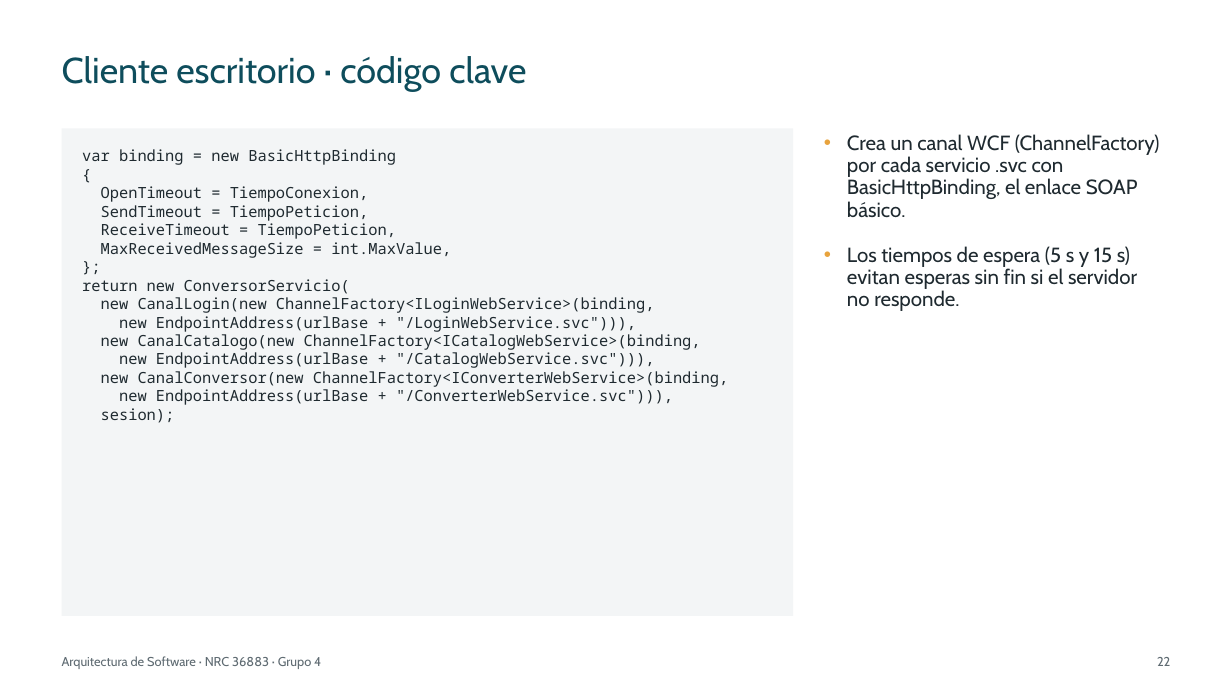
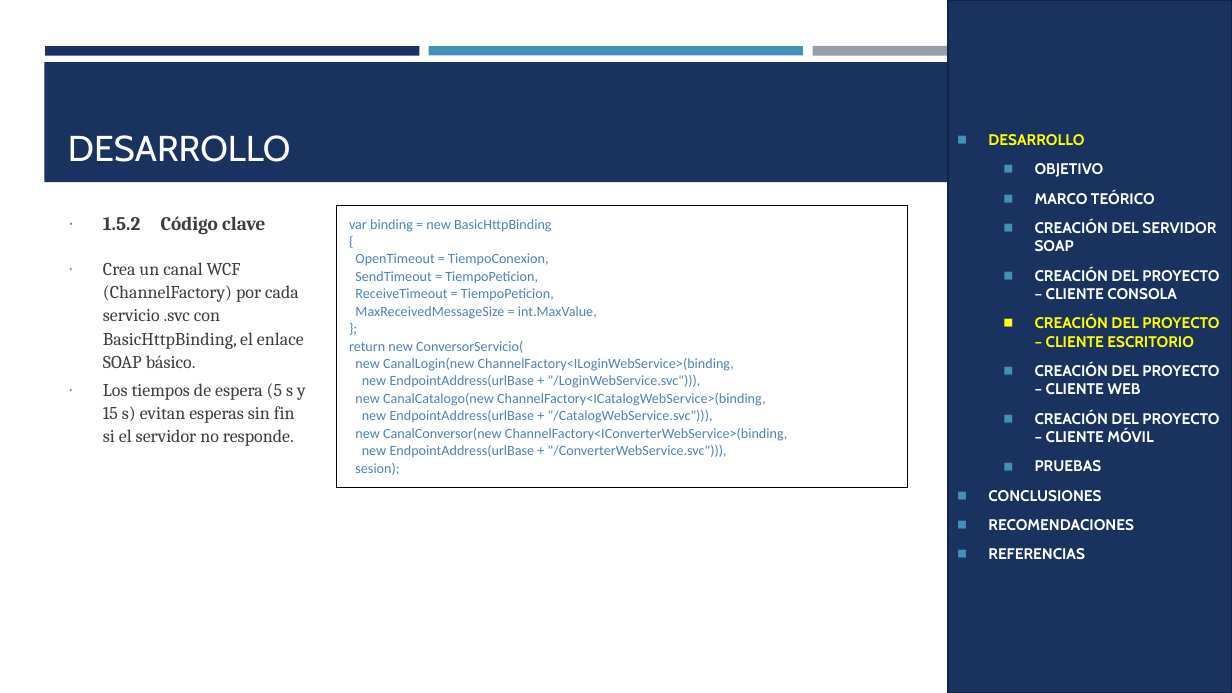
Before and after one commit to IMarcusDev/TI.1.2.-PAO202651_SOAP_DOTNET_SINBDD_NRC_36883_GR04, a slide deck: slide 18 of 05. DOCUMENTACION/PRESENTACION TI.1.2. SOAP sin BDD en DOTNET GR4.pptx (slide 22 before the commit). Drawn at 1232x693 pixels with LibreOffice and Linux fonts; fonts in the diff are those of the drawing. Boxes give left, top, right and bottom in pixels: in the first picture for what was removed or moved away, otherwise in the second. Text is boxed around its words. In the diff, an @@ line names an element or a change of style, - is before the commit and + after.

```diff
--- a/05. DOCUMENTACION/PRESENTACION TI.1.2. SOAP sin BDD en DOTNET GR4.pptx
+++ b/05. DOCUMENTACION/PRESENTACION TI.1.2. SOAP sin BDD en DOTNET GR4.pptx
@@ rectangle added at <box>948,0,1232,693</box>, fill #1A3260, outline #122446 1.75 pt, 12 pt, text #FFFFFF, bold @@
+◼ DESARROLLO
+  ◼ OBJETIVO
+  ◼ MARCO TEÓRICO
+  ◼ CREACIÓN DEL SERVIDOR SOAP
+  ◼ CREACIÓN DEL PROYECTO – CLIENTE CONSOLA
+  ◼ CREACIÓN DEL PROYECTO – CLIENTE ESCRITORIO
+  ◼ CREACIÓN DEL PROYECTO – CLIENTE WEB
+  ◼ CREACIÓN DEL PROYECTO – CLIENTE MÓVIL
+  ◼ PRUEBAS
+◼ CONCLUSIONES
+◼ RECOMENDACIONES
+◼ REFERENCIAS
@@ rectangle added at <box>45,46,420,55</box>, fill #1A3260 @@
@@ title removed at <box>62,56,526,92</box> @@
-Cliente escritorio · código clave
@@ rectangle added at <box>429,46,803,55</box>, fill #4590B8 @@
@@ rectangle added at <box>812,46,1187,56</box>, fill #969FA7 @@
@@ rectangle added at <box>44,62,1188,182</box>, fill #1A3260 @@
@@ text removed at <box>62,128,794,616</box> @@
-var binding = new BasicHttpBinding
-{
-OpenTimeout = TiempoConexion,
-SendTimeout = TiempoPeticion,
-ReceiveTimeout = TiempoPeticion,
-MaxReceivedMessageSize = int.MaxValue,
-};
-return new ConversorServicio(
-new CanalLogin(new ChannelFactory<ILoginWebService>(binding,
-new EndpointAddress(urlBase + "/LoginWebService.svc"))),
-new CanalCatalogo(new ChannelFactory<ICatalogWebService>(binding,
-new EndpointAddress(urlBase + "/CatalogWebService.svc"))),
-new CanalConversor(new ChannelFactory<IConverterWebService>(binding,
-new EndpointAddress(urlBase + "/ConverterWebService.svc"))),
-sesion);
@@ title added at <box>68,135,291,162</box>, 28 pt, text #FFFFFF @@
+DESARROLLO
@@ text "1.5.2 Código clave": place and size @@
-text "1.5.2 Código clave" at <box>847,134,1160,311</box>
+text "1.5.2 Código clave" at <box>103,217,306,446</box>
@@ table added at <box>336,205,908,479</box>, 1 rows, 1 columns @@
+var binding = new BasicHttpBinding / { / OpenTimeout = TiempoConexion, / SendTimeout = TiempoPeticion, / ReceiveTimeout = TiempoPeticion, / MaxReceivedMessageSize = int.MaxValue, / }; / return new ConversorServicio( / new CanalLogin(new ChannelFactory<ILoginWebService>(binding, / new EndpointAddress(urlBase + "/LoginWebService.svc"))), / new CanalCatalogo(new ChannelFactory<ICatalogWebService>(binding, / new EndpointAddress(urlBase + "/CatalogWebService.svc"))), / new CanalConversor(new ChannelFactory<IConverterWebService>(binding, / new EndpointAddress(urlBase + "/ConverterWebService.svc"))), / sesion);
@@ text at <box>103,217,140,230</box>: paragraph added @@
+∙ 1.5.2 Código clave
@@ text at <box>103,262,306,446</box>: size 16 to 14 pt, font Cabin to Cambria, text colour #1F2A30 to #3D3D3D; bullet • to ∙; line spacing 0.9 to 1.07; less space between paragraphs; bullet colour #E8A33D to #4590B8 @@
@@ text removed at <box>62,656,321,669</box> @@
-Arquitectura de Software · NRC 36883 · Grupo 4
@@ page number removed at <box>1157,657,1170,666</box> @@
-22
```
Also in this commit, not shown: 22 other slides changed, 7 slides added, 15 slides removed.
